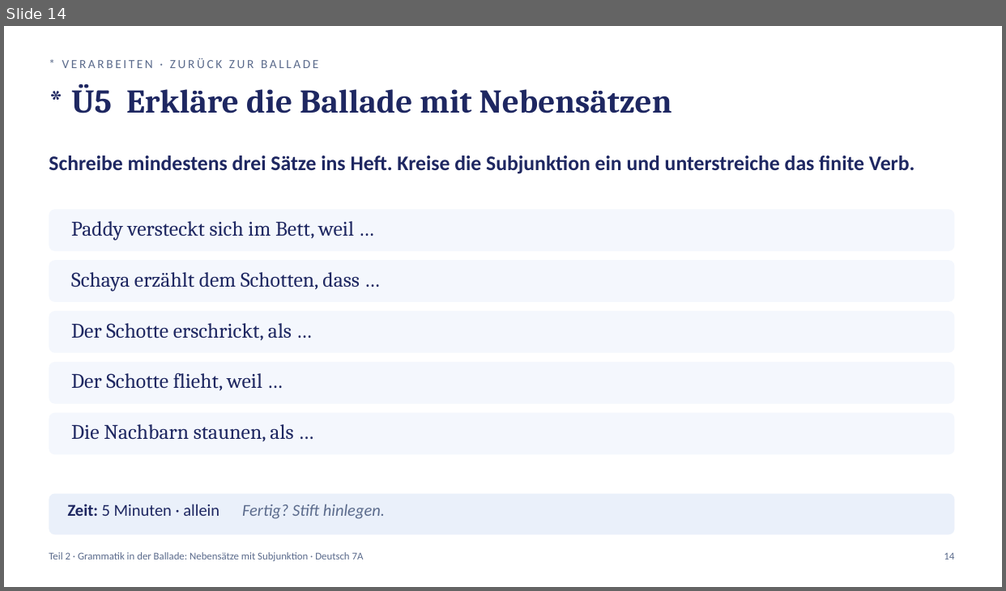
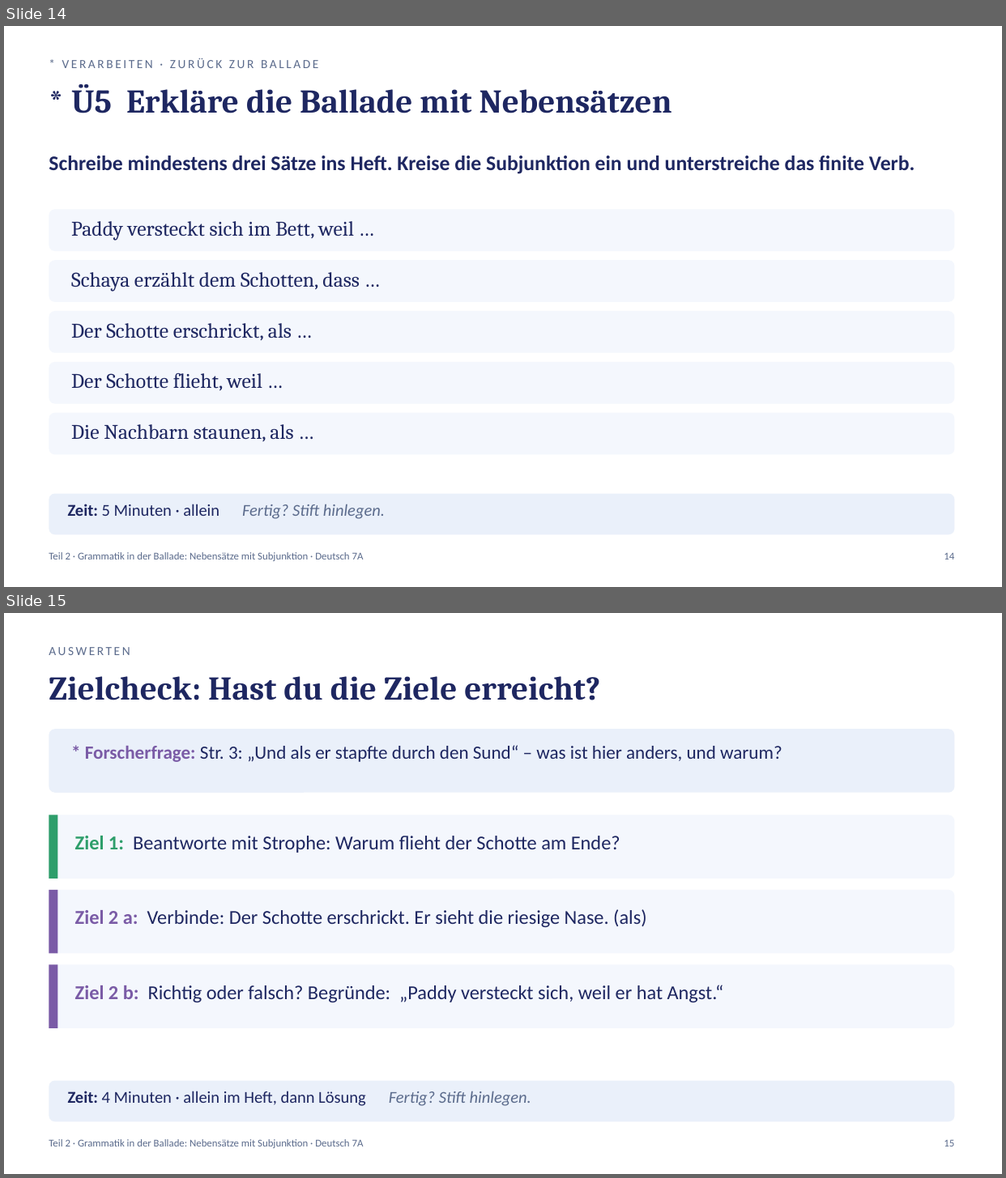
Before and after one commit to golzkonstantin-gif/Schule, a slide deck: Deutsch_7A/Balladen/Woche2/Mittwoch_04-11_Deutsch_7A.pptx. Shown one above the other, each under a label of ours: slide 14 before the commit, slides 14 and 15 after it. The pictures are 1006x591 and 1006x1178 pixels, drawn with LibreOffice and Linux fonts; fonts in the diff are those of the drawing. Boxes give left, top, right and bottom in pixels: in the first picture for what was removed or moved away, otherwise in the second. Text is boxed around its words. In the diff, an @@ line names an element or a change of style, - is before the commit and + after.

```diff
--- a/Deutsch_7A/Balladen/Woche2/Mittwoch_04-11_Deutsch_7A.pptx
+++ b/Deutsch_7A/Balladen/Woche2/Mittwoch_04-11_Deutsch_7A.pptx
@@ slide 15 added at [4,613,1002,1174], background #FFFFFF @@
@@ text added at [49,647,130,655], 12 pt, text #5B6B8C @@
+AUSWERTEN
@@ text added at [49,676,600,700], 32 pt, text #1E2761, bold @@
+Zielcheck: Hast du die Ziele erreicht?
@@ rounded rectangle added at [49,729,955,793], fill #EAF0FA @@
@@ text added at [85,745,782,762], 18 pt, text #1E2761 @@
+* Forscherfrage: Str. 3: „Und als er stapfte durch den Sund“ – was ist hier anders, und warum?
@@ rounded rectangle added at [49,815,955,879], fill #F4F7FD @@
@@ rectangle added at [49,815,58,879], fill #2E9E6B @@
@@ text added at [75,836,620,853], 19 pt, text #1E2761 @@
+Ziel 1: Beantworte mit Strophe: Warum flieht der Schotte am Ende?
@@ rounded rectangle added at [49,890,955,954], fill #F4F7FD @@
@@ rectangle added at [49,890,58,954], fill #7A5BA6 @@
@@ text added at [75,909,646,927], 19 pt, text #1E2761 @@
+Ziel 2 a: Verbinde: Der Schotte erschrickt. Er sieht die riesige Nase. (als)
@@ rounded rectangle added at [49,965,955,1029], fill #F4F7FD @@
@@ rectangle added at [49,965,58,1029], fill #7A5BA6 @@
@@ text added at [75,985,724,1003], 19 pt, text #1E2761 @@
+Ziel 2 b: Richtig oder falsch? Begründe: „Paddy versteckt sich, weil er hat Angst.“
@@ rounded rectangle added at [49,1081,955,1122], fill #EAF0FA @@
@@ text added at [68,1091,531,1106], 16 pt, text #1E2761 @@
+Zeit: 4 Minuten · allein im Heft, dann Lösung Fertig? Stift hinlegen.
@@ text added at [49,1139,364,1148], 10 pt, text #5B6B8C @@
+Teil 2 · Grammatik in der Ballade: Nebensätze mit Subjunktion · Deutsch 7A
@@ text added at [944,1140,954,1147], 10 pt, text #5B6B8C @@
+15
```
Also in this commit, not shown: 1 slide changed, 2 other slides added, 2 slides removed, 16 other files.
